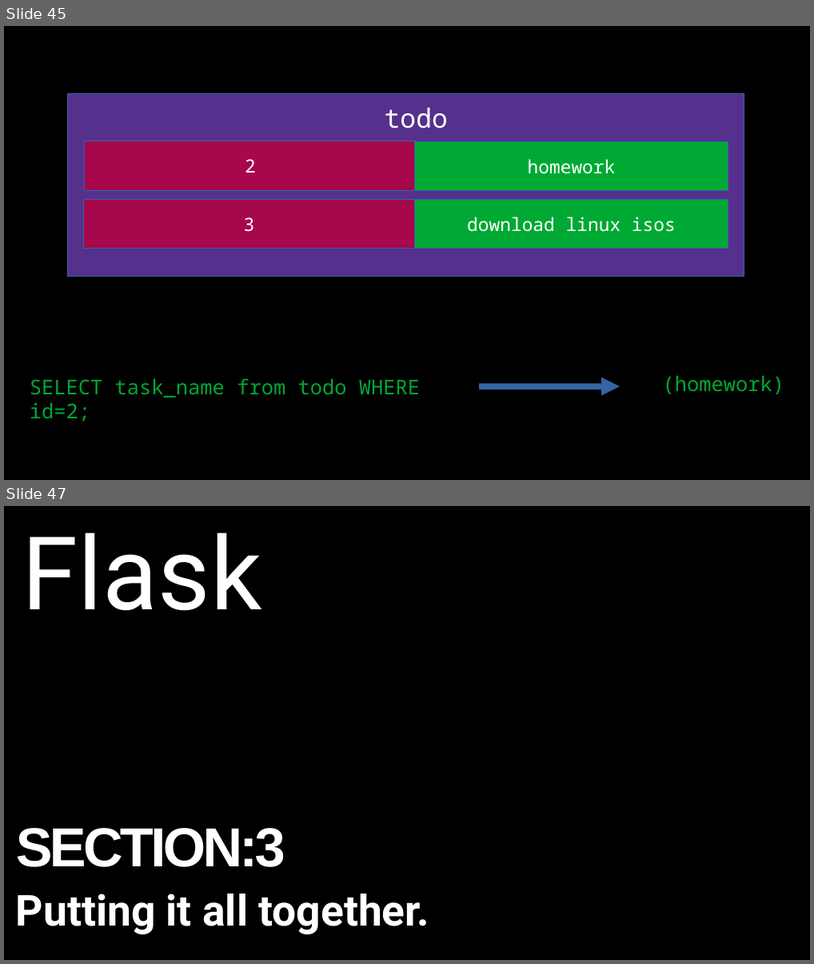
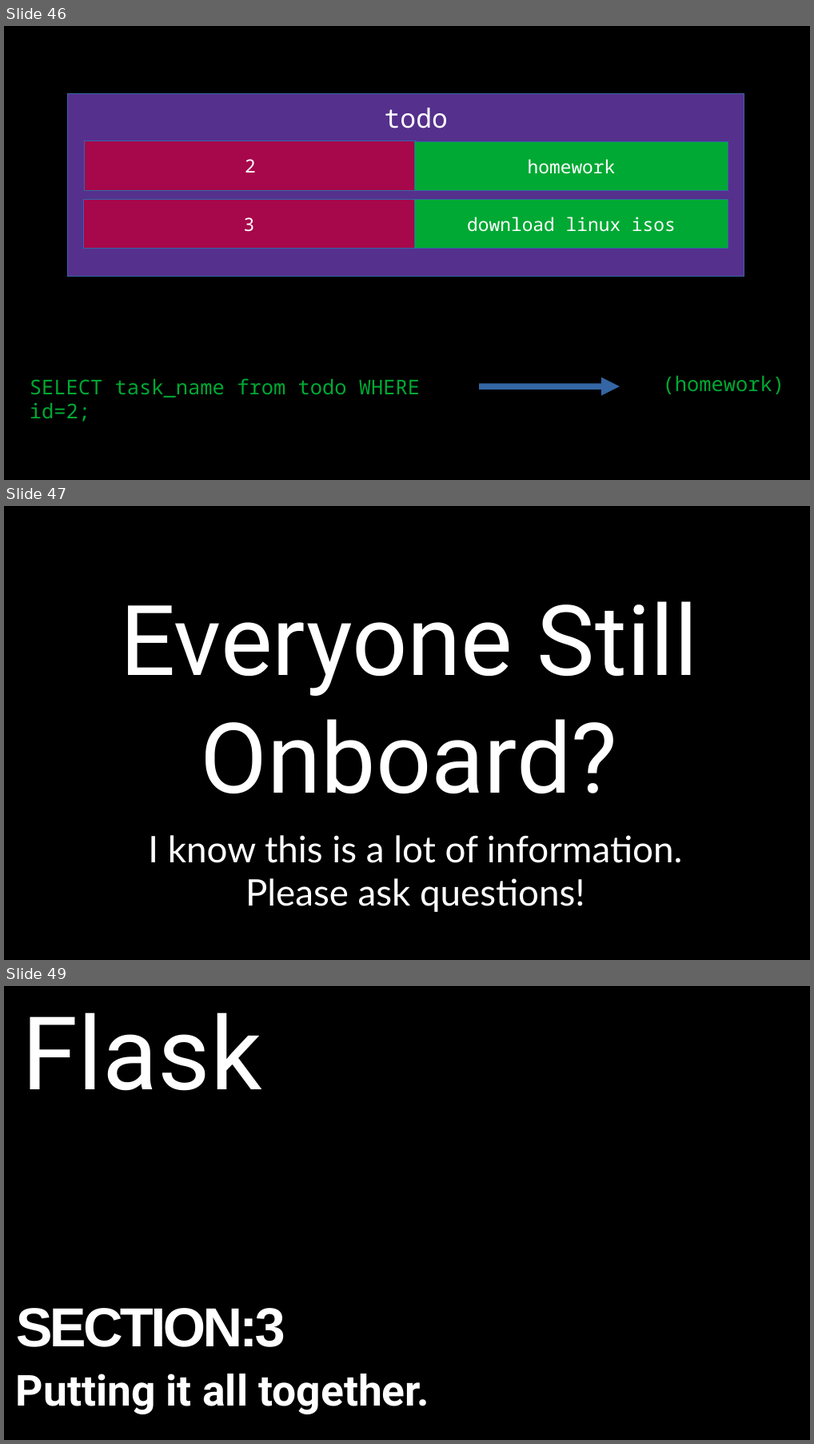
Before and after one commit to alexacallmebaka/htmlflasksql, a slide deck: slides/deck.odp. Shown one above the other, each under a label of ours: slides 45 and 47 before the commit, slides 46, 47 and 49 after it; the slides between them are not shown. The pictures are 814x964 and 814x1444 pixels, drawn with LibreOffice and Linux fonts; fonts in the diff are those of the drawing. Boxes give left, top, right and bottom in pixels: in the first picture for what was removed or moved away, otherwise in the second. Text is boxed around its words. In the diff, an @@ line names an element or a change of style, - is before the commit and + after.

```diff
--- a/slides/deck.odp
+++ b/slides/deck.odp
@@ slide 47 added at bbox=[4, 506, 810, 960], background #000000 @@
@@ title added at bbox=[120, 601, 698, 794], 96 pt, text #FFFFFF @@
+Everyone Still Onboard?
@@ text added at bbox=[148, 835, 682, 912], 36 pt, text #FFFFFF @@
+I know this is a lot of information. Please ask questions!
@@ what was slide 45 is now slide 46 @@
@@ what was slide 47 is now slide 49 @@
```
Also in this commit, not shown: 3 slides changed, 13 other slides added, 2 slides removed.
